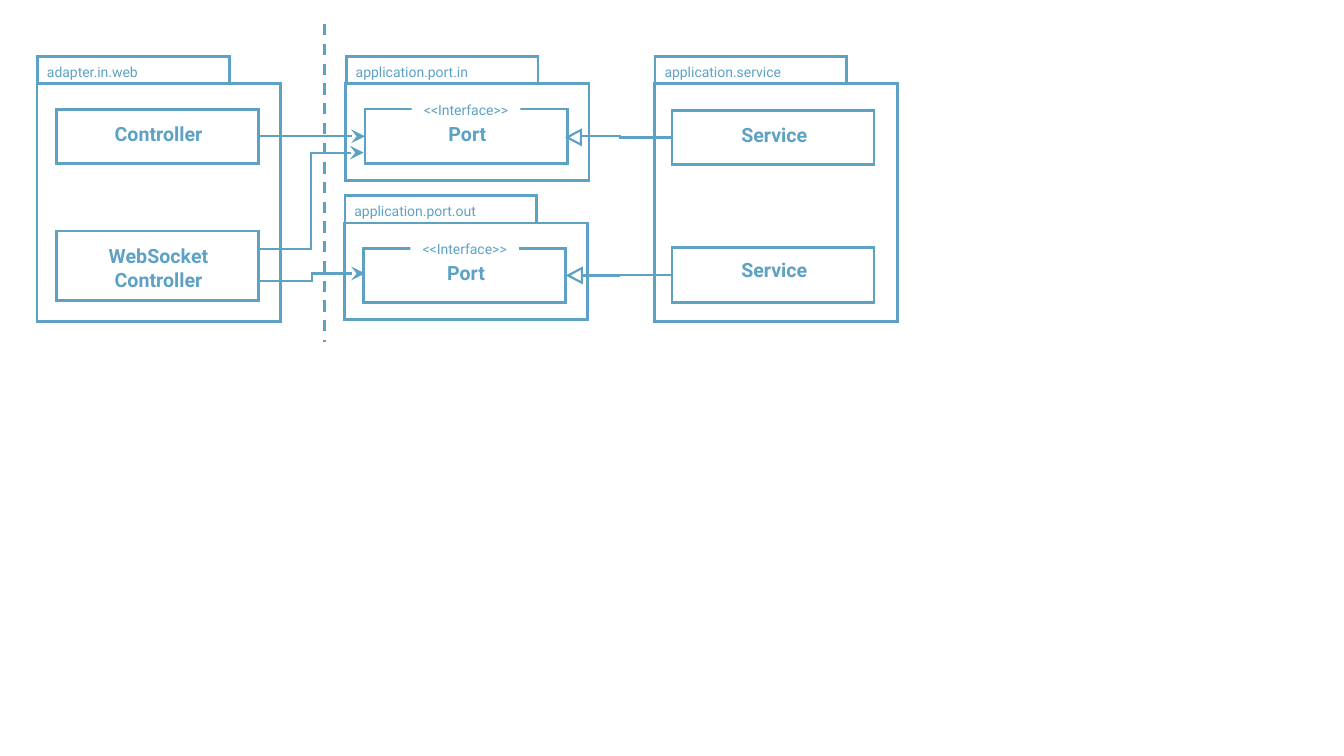
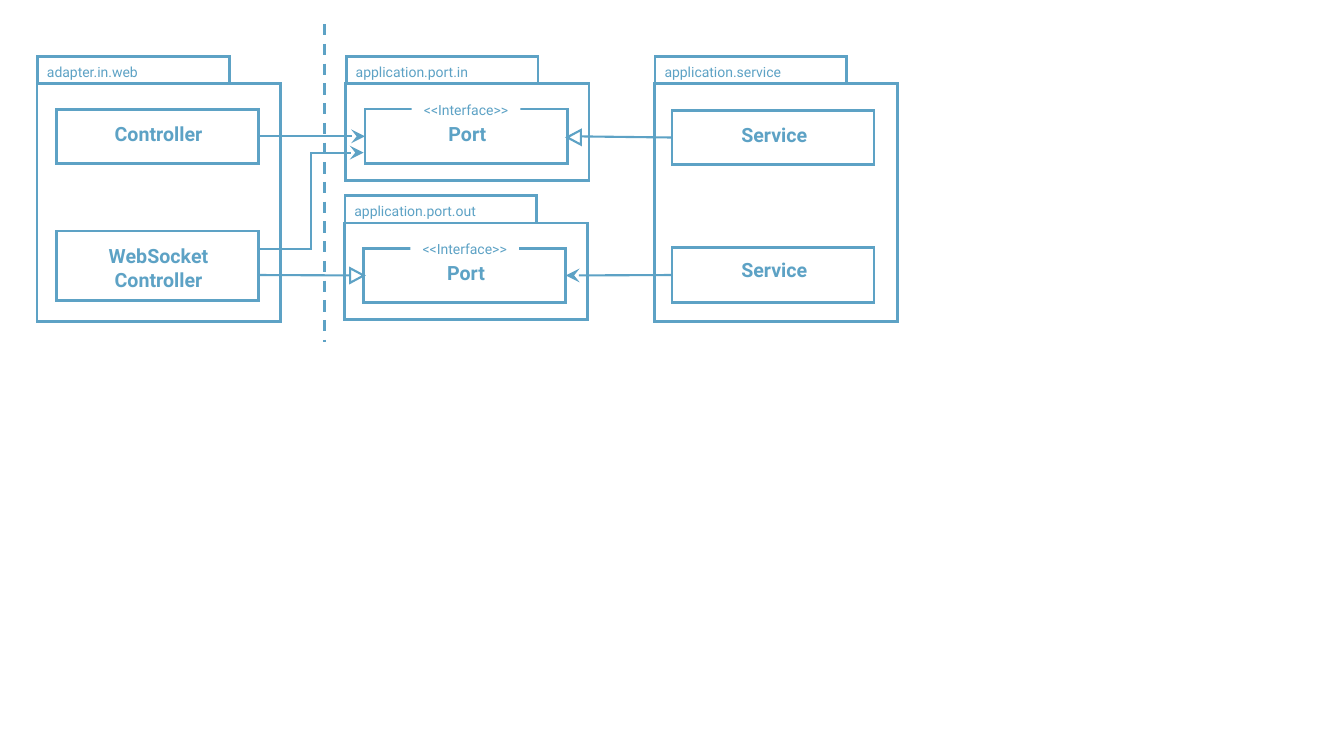
Before and after one commit to rudaks-han/book-summary, a slide deck: slide 9 of Get Your Hands Dirty on Clean Architecture/ref/프레젠테이션1.pptx. Drawn at 1344x756 pixels with LibreOffice and Linux fonts; fonts in the diff are those of the drawing. Boxes give left, top, right and bottom in pixels: in the first picture for what was removed or moved away, otherwise in the second. Text is boxed around its words. In the diff, an @@ line names an element or a change of style, - is before the commit and + after.

```diff
--- a/Get Your Hands Dirty on Clean Architecture/ref/프레젠테이션1.pptx
+++ b/Get Your Hands Dirty on Clean Architecture/ref/프레젠테이션1.pptx
@@ triangle at [350, 269, 363, 283]: rotation 270 to 90 degrees @@
@@ elbow arrow moved from (258, 280) - (365, 273) to (258, 275) - (364, 275) @@
@@ elbow arrow (258, 275) - (364, 275): elbow arrow to arrow @@
@@ elbow arrow (673, 275) - (566, 275): elbow arrow to arrow; route changed @@
```
Also in this commit, not shown: 1 other file.
